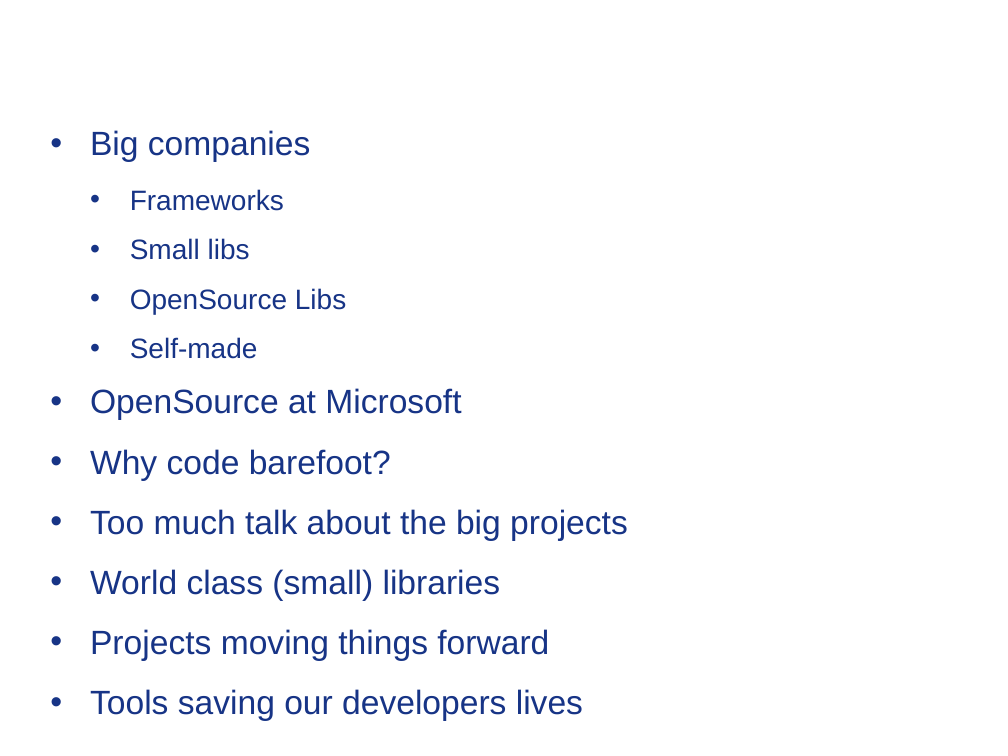
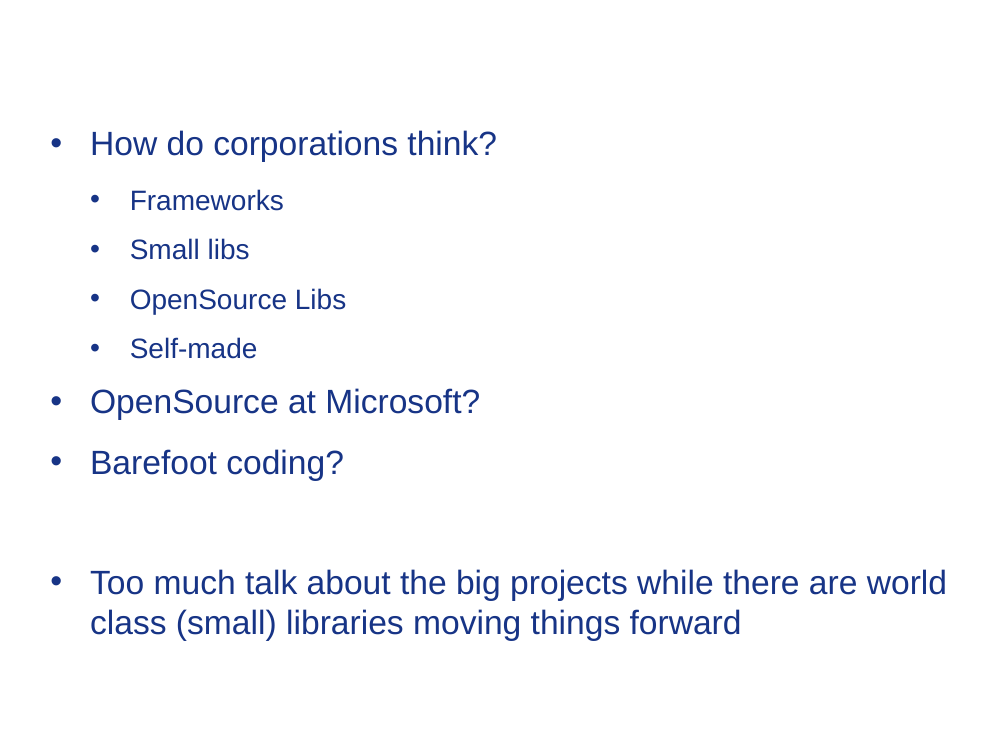
Before and after one commit to Timothep/MarathonWOShoes, a slide deck: slide 3 of BarefootMarathon.odp. Drawn at 1008x756 pixels with LibreOffice and Linux fonts; fonts in the diff are those of the drawing; background and template pictures are left out. Boxes give left, top, right and bottom in pixels: in the first picture for what was removed or moved away, otherwise in the second. Text is boxed around its words. In the diff, an @@ line names an element or a change of style, - is before the commit and + after.

```diff
--- a/BarefootMarathon.odp
+++ b/BarefootMarathon.odp
@@ text at box(90, 130, 497, 162): text changed @@
-• Big companies
+• How do corporations think?
@@ text at box(90, 388, 947, 641): text changed @@
-• OpenSource at Microsoft
-• Why code barefoot?
-• Too much talk about the big projects
-• World class (small) libraries
-• Projects moving things forward
-• Tools saving our developers lives
+• OpenSource at Microsoft?
+• Barefoot coding?
+• Too much talk about the big projects while there are world class (small) libraries moving things forward
```
Also in this commit, not shown: 5 other slides changed, 5 other files.
